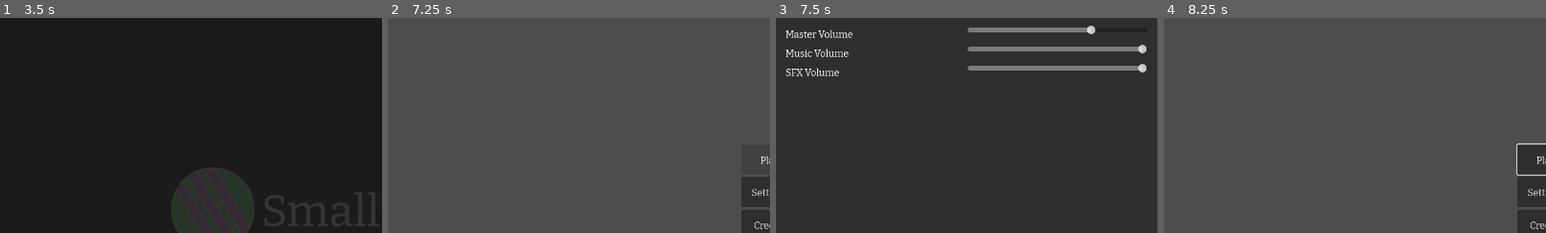
Above: before the commit, frames 1-4 (left to right).
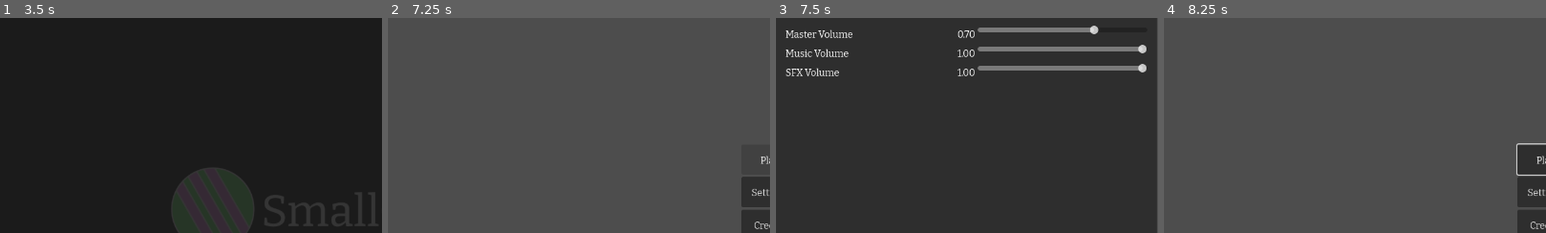
Above: after the commit, the same moments.

Repository: SmallConfusion/godot-components
Game: Godot game, scene res://assets/components/splash_screen/splash_screen.tscn
The game is run twice, just before and just after one commit, with the same random seed, the same clock (stepped at 60 frames per second) and the same inputs. The engine's default icon, where the game draws it, is replaced by a stand-in: a white triangle on a blue panel in a dark square.
Inputs:
- Up to frame 1 (3.5 s): tap Enter at 0.5 s; tap Space at 2.75 s
- Up to frame 2 (7.25 s): tap Enter at 4.25 s; click "Play" at 5 s; click "Play" at 5.75 s; click "Play" at 6.5 s
- Up to frame 3 (7.5 s): click "Settings" at 7.25 s
- Up to frame 4 (8.25 s): click "Menu" at 8 s
The pictures show only the part of the screen within x 0-50%, y 6-56%; the shares and areas given below are measured in that part.

Frames 1-2 are identical in both runs. In frame 3, 0.5% of the frame differs, in the area x 47-85%, y 3-28%; in frame 4, nothing differs.

Commit message:
Improve settings displays

Diff:
--- a/godot/assets/components/settings/fusion_setting_display.gd
+++ b/godot/assets/components/settings/fusion_setting_display.gd
@@ -2,12 +2,25 @@
 class_name FusionSettingDisplay
 extends HBoxContainer
 
+signal game_restart_required
+signal value_changed(value: Variant)
+
 @export var setting: Setting:
 	set(x): setting = x; _ready()
+
+@export var logarithmic_range := false
+@export var require_game_restart := false
+@export var value_display := ""
+@export var range_step := 0.01
 
 var node: Node
 
 func _ready() -> void:
+	add_to_group("setting_displays")
+
+	if require_game_restart:
+		value_changed.connect(func(_x): game_restart_required.emit())
+
 	if node:
 		node.queue_free()
 
@@ -33,6 +46,7 @@
 			func(id: int) -> void:
 				var value : Variant = id_values[id]
 				setting.set_value(value)
+				value_changed.emit(value)
 		)
 
 		_setup_node(list)
@@ -40,15 +54,25 @@
 	elif setting is RangeSetting:
 		var slider := HSlider.new()
 
-		slider.min_value = setting.minimum
-		slider.max_value = setting.maximum
-		slider.step = setting.step
+		slider.step = range_step
 
-		slider.value = setting.get_value()
+		var if_logarithmic := func(f: Callable) -> Callable:
+			if logarithmic_range: return f
+			else: return func(x: Variant): return x
+
+		var to_linear: Callable = if_logarithmic.call(log)
+		var from_linear: Callable = if_logarithmic.call(exp)
+
+		slider.value = to_linear.call(setting.get_value())
+		slider.min_value = to_linear.call(setting.minimum)
+		slider.max_value = to_linear.call(setting.maximum)
 
 		var set_setting := \
 			func(changed: bool) -> void:
-				if changed: setting.set_value(slider.value)
+				if changed:
+					setting.set_value(from_linear.call(slider.value))
+
+		slider.value_changed.connect(func(x): value_changed.emit(from_linear.call(x)))
 
 		if setting.apply_every_step:
 			slider.value_changed.connect(set_setting)
@@ -65,6 +89,7 @@
 		toggle.toggled.connect(
 			func(on: bool) -> void:
 				setting.set_value(on)
+				value_changed.emit(on)
 		)
 
 		_setup_node(toggle)
@@ -77,6 +102,7 @@
 		line.text_changed.connect(
 			func(text: String) -> void:
 				setting.set_value(text)
+				value_changed.emit(text)
 		)
 
 		_setup_node(line)
@@ -89,6 +115,7 @@
 		line.text_changed.connect(
 			func(text: String) -> void:
 				setting.set_value(int(text))
+				value_changed.emit(int(text))
 		)
 
 		_setup_node(line)
@@ -101,6 +128,7 @@
 		line.text_changed.connect(
 			func(text: String) -> void:
 				setting.set_value(float(text))
+				value_changed.emit(float(text))
 		)
 
 		_setup_node(line)
@@ -113,6 +141,7 @@
 		picker.color_changed.connect(
 			func(color: Color) -> void:
 				setting.set_value(color)
+				value_changed.emit(color)
 		)
 
 		_setup_node(picker)
@@ -130,12 +159,9 @@
 	box.set_anchors_preset(PRESET_FULL_RECT)
 	box.tooltip_text = setting.description
 	node = box
-	add_child(box)
 
 	var label := Label.new()
 	label.text = setting.display_name
-
-	box.add_child(label)
 
 	box.size_flags_horizontal = Control.SIZE_EXPAND_FILL
 	label.size_flags_horizontal = Control.SIZE_EXPAND_FILL
@@ -143,4 +169,18 @@
 
 	option_node.tooltip_text = setting.description
 
+	add_child(box)
+	box.add_child(label)
+
+	if value_display != "":
+		var display_node := Label.new()
+		box.add_child(display_node)
+
+		var set_text := func(value: Variant):
+			display_node.text = value_display % value
+
+		set_text.call(setting.get_value())
+
+		value_changed.connect(set_text)
+
 	box.add_child(option_node)
--- a/godot/assets/components/settings/resource/range_setting.gd
+++ b/godot/assets/components/settings/resource/range_setting.gd
@@ -5,5 +5,4 @@
 
 @export var minimum := 0.0
 @export var maximum := 1.0
-@export var step := 0.01
 @export var apply_every_step := true
--- /dev/null
+++ b/godot/assets/components/ui_components/restart_game_label.gd
@@ -0,0 +1,8 @@
+extends Label
+class_name RestartGameLabel
+
+func _ready() -> void:
+	visible = false
+
+	for node in get_tree().get_nodes_in_group("setting_displays"):
+		node.game_restart_required.connect(func(): self.visible = true)
--- a/godot/menus/settings.tscn
+++ b/godot/menus/settings.tscn
@@ -9,6 +9,7 @@
 [ext_resource type="PackedScene" uid="uid://btgmrydewjylm" path="res://assets/components/keybind_menu/keybind_menu.tscn" id="5_d8eyj"]
 [ext_resource type="Script" uid="uid://die04swyd24gj" path="res://assets/components/ui_components/change_scene.gd" id="7_8754g"]
 [ext_resource type="Script" uid="uid://b4xtkvhb57h0p" path="res://assets/components/ui_components/grab_focus.gd" id="8_ac0sr"]
+[ext_resource type="Script" uid="uid://b3pha7al6lxbx" path="res://assets/components/ui_components/restart_game_label.gd" id="10_mf5y3"]
 
 [node name="Settings" type="Control" unique_id=1875226421]
 layout_mode = 3
@@ -27,6 +28,7 @@
 grow_vertical = 2
 
 [node name="TabContainer" type="TabContainer" parent="HBoxContainer" unique_id=1430547503]
+custom_maximum_size = Vector2(1200, -1)
 layout_mode = 2
 size_flags_horizontal = 3
 current_tab = 0
@@ -44,18 +46,24 @@
 layout_mode = 2
 script = ExtResource("1_hjugb")
 setting = ExtResource("2_d8eyj")
+require_game_restart = null
+value_display = "%.2f"
 metadata/_custom_type_script = "uid://drfctqgoe5um1"
 
 [node name="FusionSettingDisplay2" type="HBoxContainer" parent="HBoxContainer/TabContainer/Audio/Audio" unique_id=1385695527]
 layout_mode = 2
 script = ExtResource("1_hjugb")
 setting = ExtResource("3_cyvjr")
+require_game_restart = null
+value_display = "%.2f"
 metadata/_custom_type_script = "uid://drfctqgoe5um1"
 
 [node name="FusionSettingDisplay3" type="HBoxContainer" parent="HBoxContainer/TabContainer/Audio/Audio" unique_id=1182640167]
 layout_mode = 2
 script = ExtResource("1_hjugb")
 setting = ExtResource("4_8754g")
+require_game_restart = null
+value_display = "%.2f"
 metadata/_custom_type_script = "uid://drfctqgoe5um1"
 
 [node name="Display" type="MarginContainer" parent="HBoxContainer/TabContainer" unique_id=1929977307]
@@ -71,6 +79,9 @@
 layout_mode = 2
 script = ExtResource("1_hjugb")
 setting = ExtResource("5_20nqt")
+logarithmic_range = true
+require_game_restart = true
+value_display = "%.1f"
 metadata/_custom_type_script = "uid://drfctqgoe5um1"
 
 [node name="Keybinds" type="MarginContainer" parent="HBoxContainer/TabContainer" unique_id=2047111444]
@@ -83,18 +94,29 @@
 [node name="Keybinds" parent="HBoxContainer/TabContainer/Keybinds" unique_id=1006250452 instance=ExtResource("5_d8eyj")]
 layout_mode = 2
 
-[node name="Button" type="Button" parent="HBoxContainer" unique_id=563385737]
+[node name="VBoxContainer" type="VBoxContainer" parent="HBoxContainer" unique_id=1268988411]
+layout_mode = 2
+size_flags_horizontal = 3
+alignment = 1
+
+[node name="Button" type="Button" parent="HBoxContainer/VBoxContainer" unique_id=563385737]
 layout_mode = 2
 size_flags_horizontal = 6
 size_flags_vertical = 4
 text = "Menu"
 metadata/_edit_use_anchors_ = true
 
-[node name="ChangeScene" type="Node" parent="HBoxContainer/Button" unique_id=820499285]
+[node name="ChangeScene" type="Node" parent="HBoxContainer/VBoxContainer/Button" unique_id=820499285]
 script = ExtResource("7_8754g")
 scene = "uid://bgl3gq2uxeqd7"
 metadata/_custom_type_script = "uid://die04swyd24gj"
 
-[node name="GrabFocus" type="Node" parent="HBoxContainer/Button" unique_id=1738049050]
+[node name="GrabFocus" type="Node" parent="HBoxContainer/VBoxContainer/Button" unique_id=1738049050]
 script = ExtResource("8_ac0sr")
 metadata/_custom_type_script = "uid://b4xtkvhb57h0p"
+
+[node name="Label" type="Label" parent="HBoxContainer/VBoxContainer" unique_id=1292562530]
+layout_mode = 2
+text = "Game must be restarted to apply some settings"
+horizontal_alignment = 1
+script = ExtResource("10_mf5y3")
--- a/godot/settings/display_scale.tres
+++ b/godot/settings/display_scale.tres
@@ -15,9 +15,9 @@
 script = ExtResource("1_fnuid")
 minimum = 0.5
 maximum = 4.0
-step = 0.1
 apply_every_step = false
 display_name = "Display Scale"
+key_name = "display_scale"
 section_name = "display"
 default_value = 1.0
 apply_setting = SubResource("GDScript_fnuid")
--- a/godot/settings/master_volume.tres
+++ b/godot/settings/master_volume.tres
@@ -10,6 +10,7 @@
 [resource]
 script = ExtResource("1_oqbox")
 display_name = "Master Volume"
+key_name = "master_volume"
 section_name = "audio"
 default_value = 0.7
 apply_setting = SubResource("GDScript_oqbox")
--- a/godot/settings/music_volume.tres
+++ b/godot/settings/music_volume.tres
@@ -10,6 +10,7 @@
 [resource]
 script = ExtResource("1_56mwy")
 display_name = "Music Volume"
+key_name = "music_volume"
 section_name = "audio"
 default_value = 1.0
 apply_setting = SubResource("GDScript_oqbox")
--- a/godot/settings/sfx_volume.tres
+++ b/godot/settings/sfx_volume.tres
@@ -10,6 +10,7 @@
 [resource]
 script = ExtResource("1_oexxy")
 display_name = "SFX Volume"
+key_name = "sfx_volume"
 section_name = "audio"
 default_value = 1.0
 apply_setting = SubResource("GDScript_oqbox")
Not shown, added: godot/assets/components/ui_components/restart_game_label.gd.uid
Not shown, removed: TODO.md
